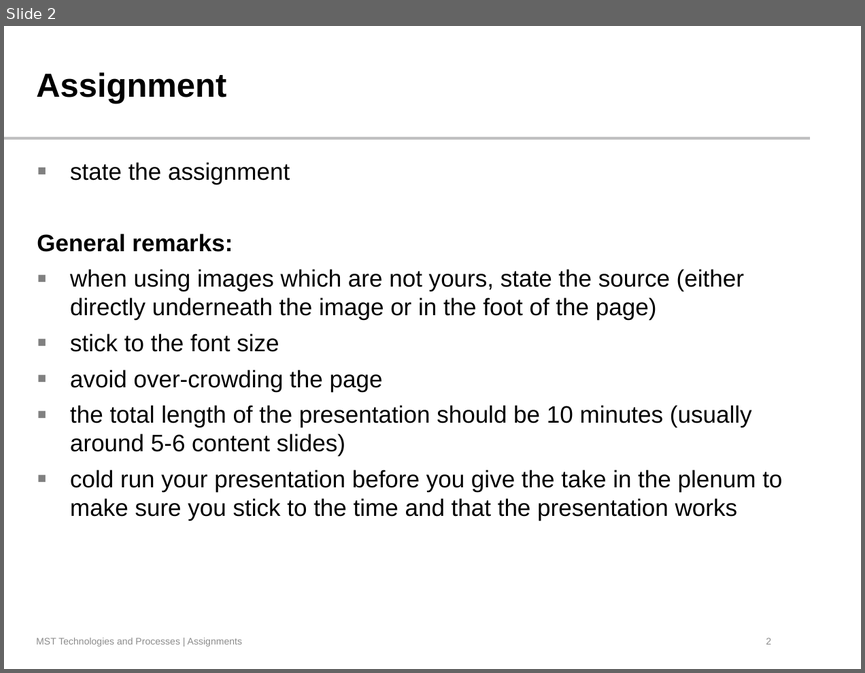
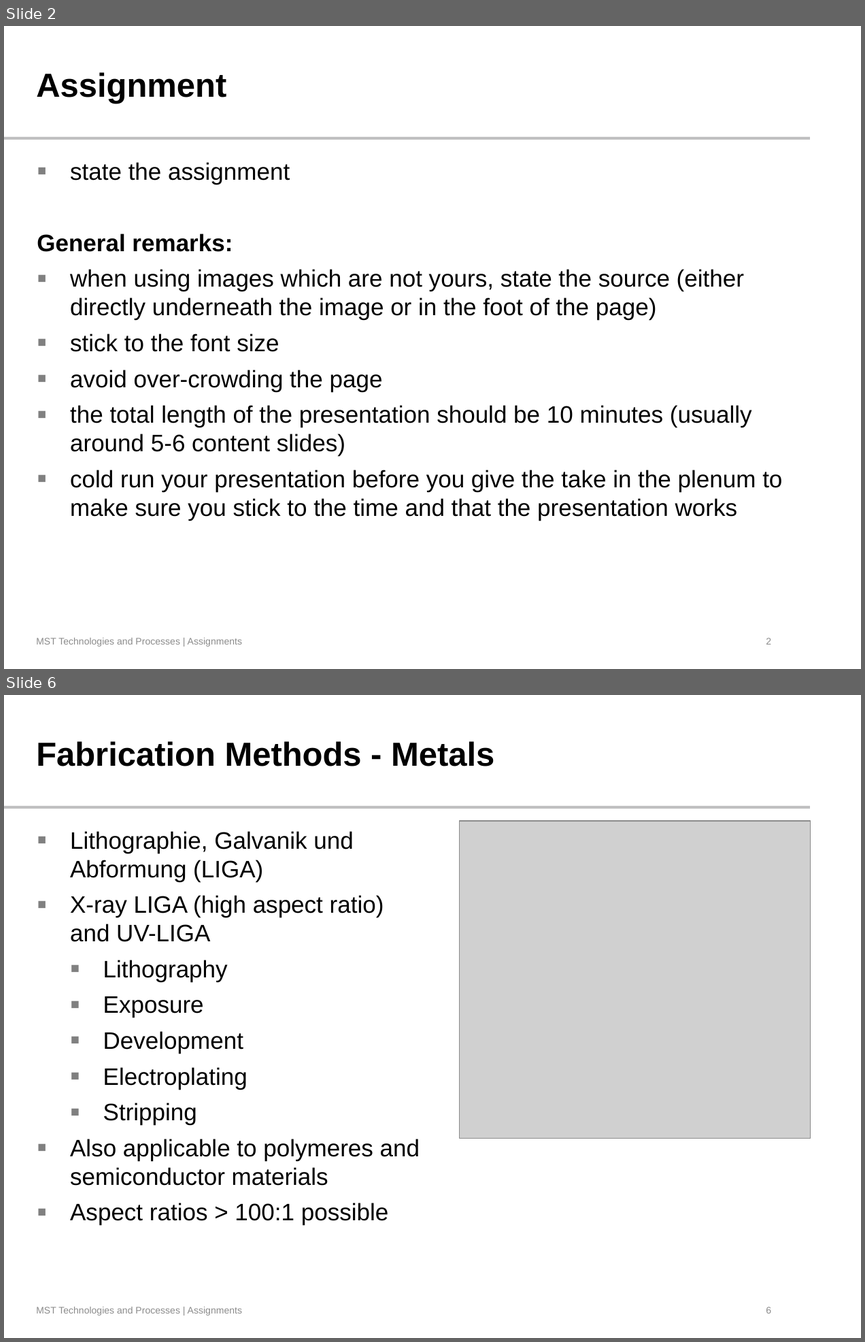
Before and after one commit to JayWiz/MST---High-Aspect-Ratio-MEMS, a slide deck: High_Aspect_Ratio_MEMS.pptx. Shown one above the other, each under a label of ours: slide 2 before the commit, slides 2 and 6 after it; the slides between them are not shown. The pictures are 865x673 and 865x1342 pixels, drawn with LibreOffice and Linux fonts; fonts in the diff are those of the drawing; grey boxes stand for pictures; background and template pictures are left out. Boxes give left, top, right and bottom in pixels: in the first picture for what was removed or moved away, otherwise in the second. Text is boxed around its words. In the diff, an @@ line names an element or a change of style, - is before the commit and + after.

```diff
--- a/High_Aspect_Ratio_MEMS.pptx
+++ b/High_Aspect_Ratio_MEMS.pptx
@@ slide 6 added at <box>4,695,861,1338</box>, background #FFFFFF; not listed: 3 template elements that a slide beside it also shows @@
@@ title added at <box>36,741,494,766</box>, 28 pt, text #000000, bold @@
+Fabrication Methods - Metals
@@ text added at <box>70,831,419,1225</box>, 20 pt, text #000000 @@
+▪ Lithographie, Galvanik und Abformung (LIGA)
+▪ X-ray LIGA (high aspect ratio) and UV-LIGA
+  ▪ Lithography
+  ▪ Exposure
+  ▪ Development
+  ▪ Electroplating
+  ▪ Stripping
+▪ Also applicable to polymeres and semiconductor materials
+▪ Aspect ratios > 100:1 possible
@@ picture added at <box>459,821,810,1138</box> @@
```
Also in this commit, not shown: 1 slide changed, 5 other slides added, 2 slides removed, 5 other files.
